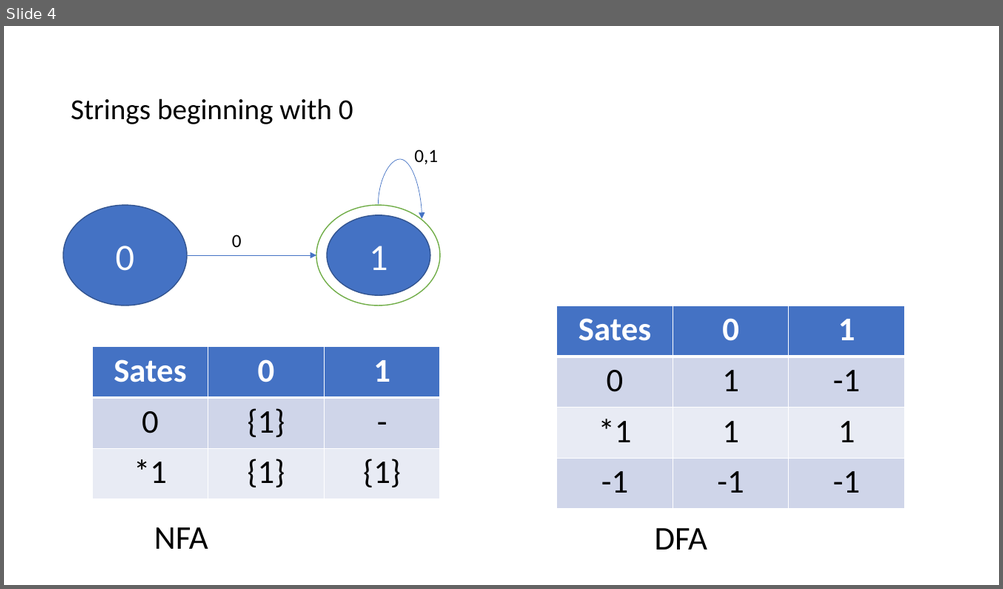
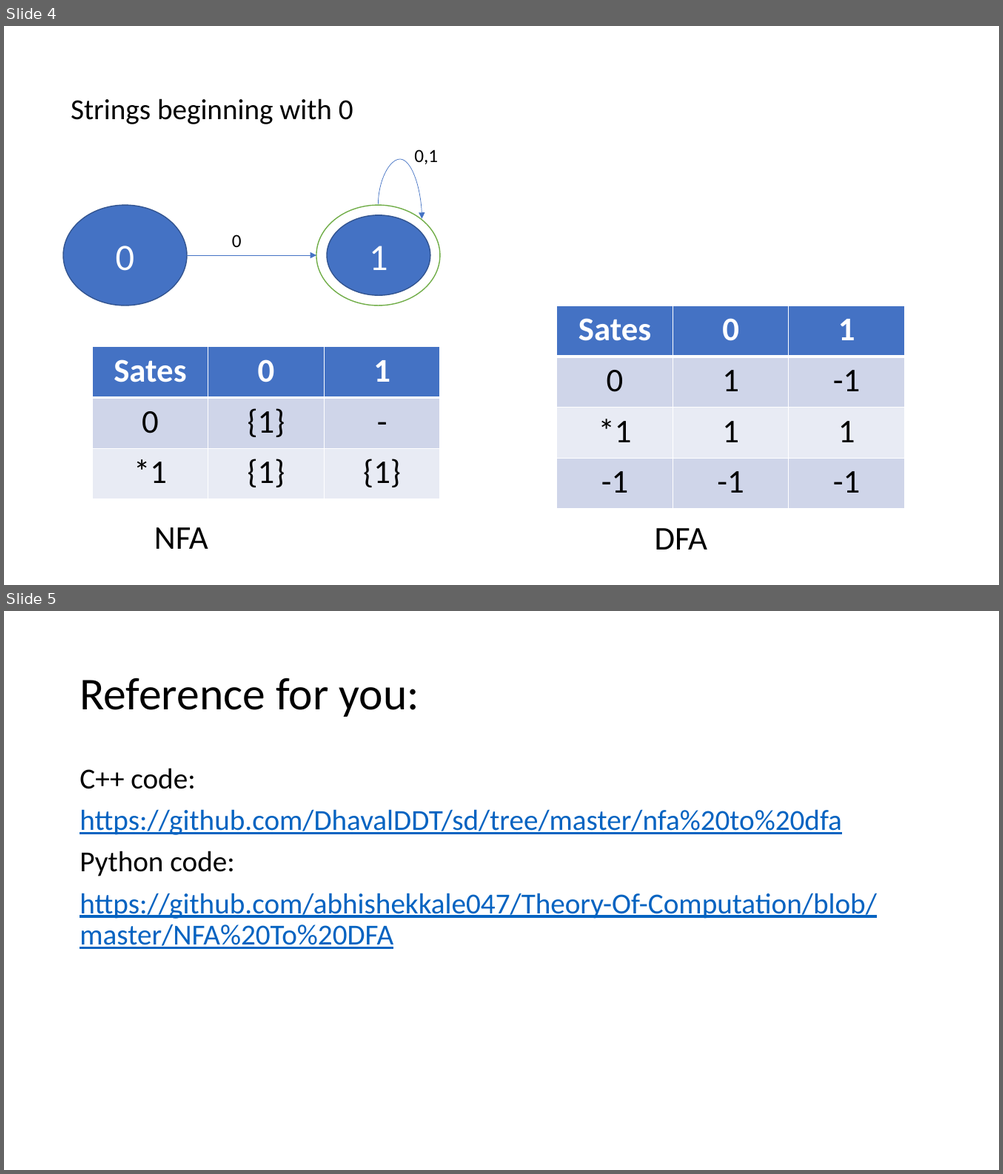
Before and after one commit to DhavalDDT/sd, a slide deck: nfa to dfa/test cases.pptx. Shown one above the other, each under a label of ours: slide 4 before the commit, slides 4 and 5 after it. The pictures are 1003x589 and 1003x1174 pixels, drawn with LibreOffice and Linux fonts; fonts in the diff are those of the drawing. Boxes give left, top, right and bottom in pixels: in the first picture for what was removed or moved away, otherwise in the second. Text is boxed around its words. In the diff, an @@ line names an element or a change of style, - is before the commit and + after.

```diff
--- a/nfa to dfa/test cases.pptx
+++ b/nfa to dfa/test cases.pptx
@@ slide 5 added at (4, 611, 999, 1170), background #FFFFFF @@
@@ title added at (79, 678, 418, 717), 44 pt, text #000000 @@
+Reference for you:
@@ text added at (79, 768, 876, 949), 28 pt, text #0563C1, underline @@
+C++ code:
+https://github.com/DhavalDDT/sd/tree/master/nfa%20to%20dfa
+Python code:
+https://github.com/abhishekkale047/Theory-Of-Computation/blob/master/NFA%20To%20DFA
```
Also in this commit, not shown: 4 other slides added, 3 other files.
